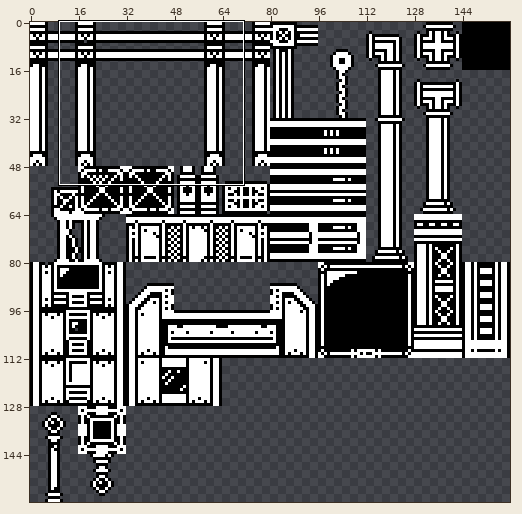
Sprite sheet: Tilesets/bg_tileset_001.png. The first picture is a wide view before the edit; the outline marks the close-up.
Close-up. Earlier state:
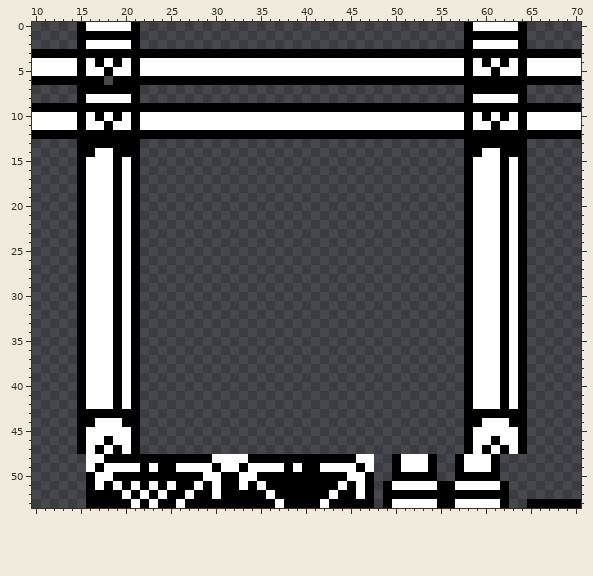
The file is 160x160 pixels. Shown: x 10..70, y 0..53. The commit also changed other parts of the picture, which this record leaves out.
Now the later version:
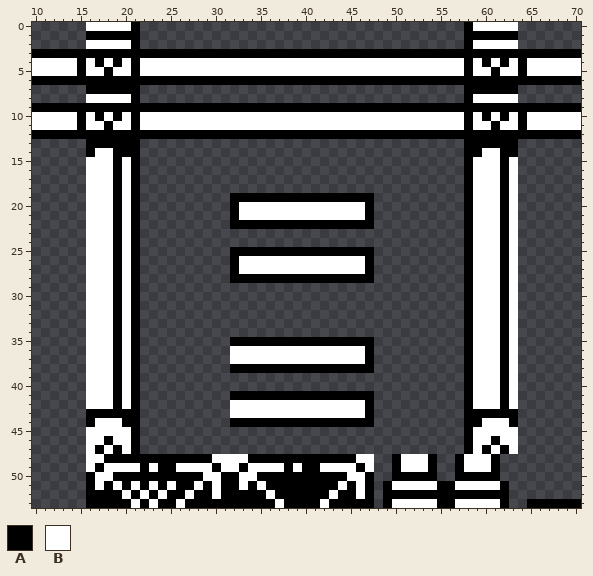
Palette (. is transparent): A #000000  B #ffffff
The exact change:
y 0..2: x 15 A -> .; x 64 A -> .
y 6: x 18 . -> A
y 7..8: x 15 A -> .; x 64 A -> .
y 13..18: x 15 A -> .; x 64 A -> .
y 19: x 15 A -> .; x 32..47 ................ -> AAAAAAAAAAAAAAAA; x 64 A -> .
y 20..21: x 15 A -> .; x 32..47 ................ -> ABBBBBBBBBBBBBBA; x 64 A -> .
y 22: x 15 A -> .; x 32..47 ................ -> AAAAAAAAAAAAAAAA; x 64 A -> .
y 23..24: x 15 A -> .; x 64 A -> .
y 25: x 15 A -> .; x 32..47 ................ -> AAAAAAAAAAAAAAAA; x 64 A -> .
y 26..27: x 15 A -> .; x 32..47 ................ -> ABBBBBBBBBBBBBBA; x 64 A -> .
y 28: x 15 A -> .; x 32..47 ................ -> AAAAAAAAAAAAAAAA; x 64 A -> .
y 29..34: x 15 A -> .; x 64 A -> .
y 35: x 15 A -> .; x 32..47 ................ -> AAAAAAAAAAAAAAAA; x 64 A -> .
y 36..37: x 15 A -> .; x 32..47 ................ -> BBBBBBBBBBBBBBBA; x 64 A -> .
y 38: x 15 A -> .; x 32..47 ................ -> AAAAAAAAAAAAAAAA; x 64 A -> .
y 39..40: x 15 A -> .; x 64 A -> .
y 41: x 15 A -> .; x 32..47 ................ -> AAAAAAAAAAAAAAAA; x 64 A -> .
y 42..43: x 15 A -> .; x 32..47 ................ -> BBBBBBBBBBBBBBBA; x 64 A -> .
y 44: x 15 A -> .; x 32..47 ................ -> AAAAAAAAAAAAAAAA; x 64 A -> .
y 45..47: x 15 A -> .; x 64 A -> .
